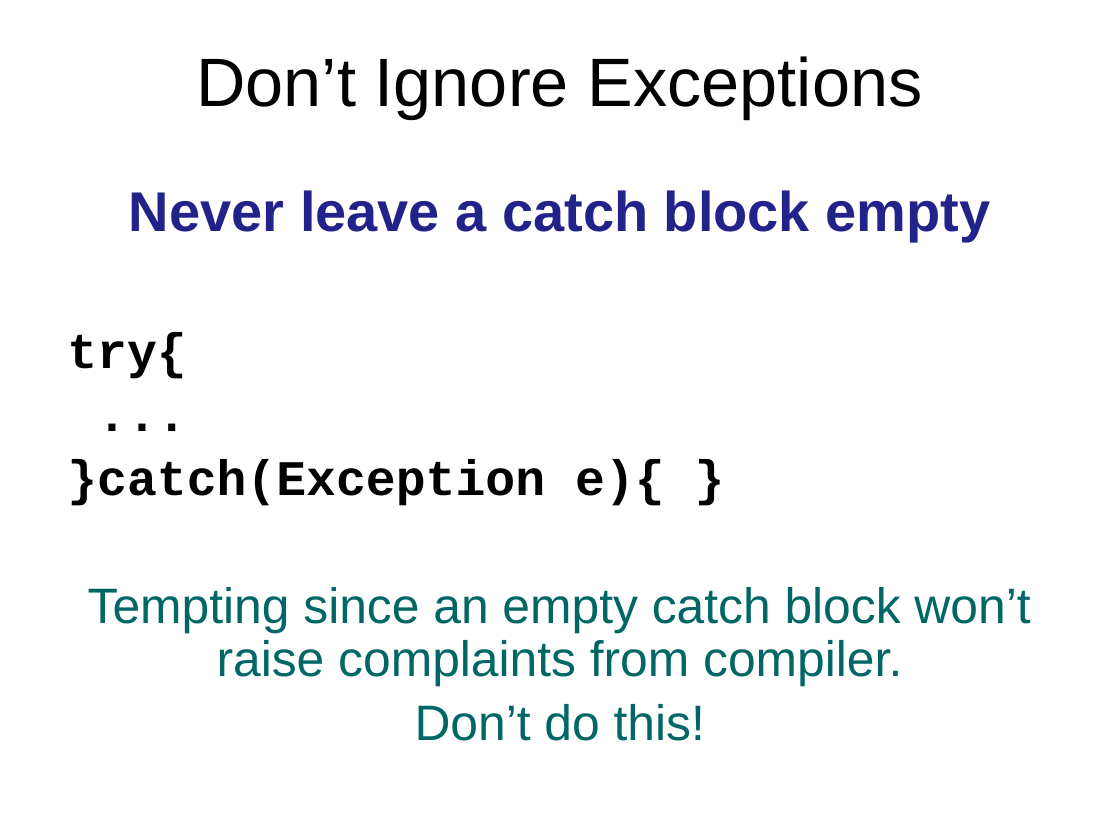
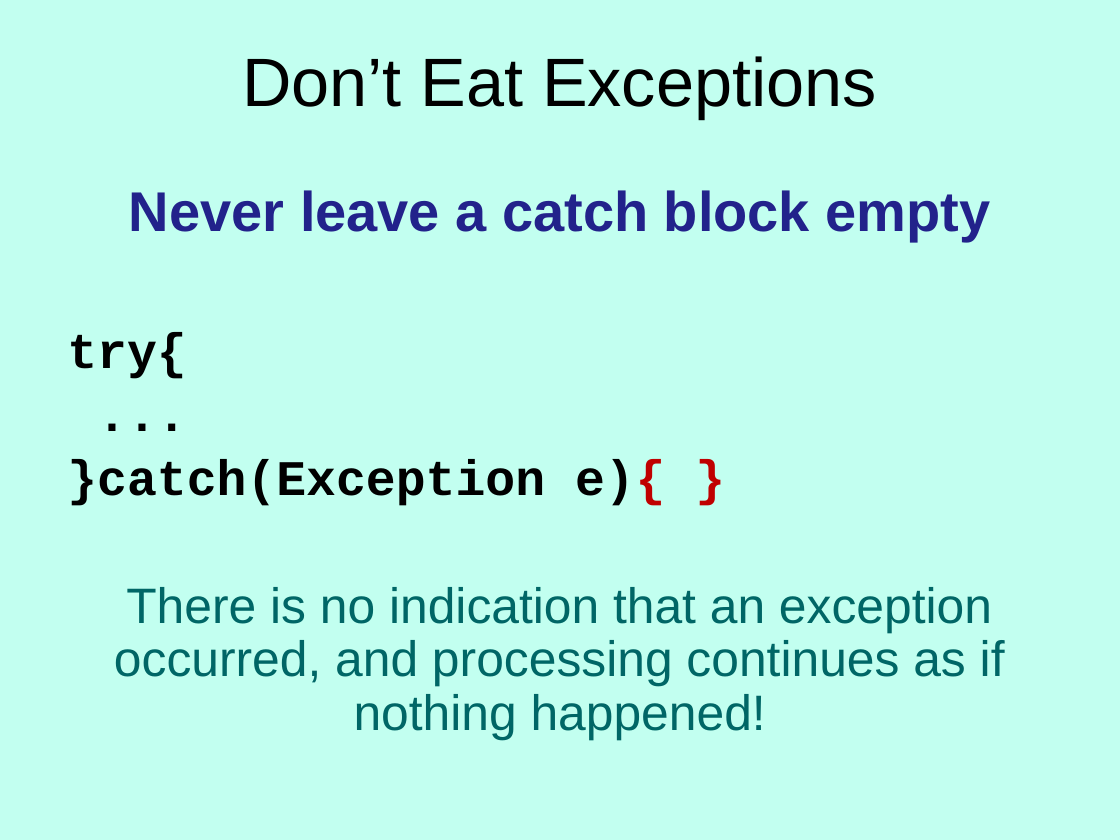
Before and after one commit to Cy-FairCS/cs3, a slide deck: slide 43 of u02d_exceptions/notes/a_Java Exceptions.pptx (slide 42 before the commit). Drawn at 1120x840 pixels with LibreOffice and Linux fonts; fonts in the diff are those of the drawing. Boxes give left, top, right and bottom in pixels: in the first picture for what was removed or moved away, otherwise in the second. Text is boxed around its words. In the diff, an @@ line names an element or a change of style, - is before the commit and + after.

Commit message:
Updated exceptions ppts

```diff
--- a/u02d_exceptions/notes/a_Java Exceptions.pptx
+++ b/u02d_exceptions/notes/a_Java Exceptions.pptx
@@ background #FFFFFF to #C2FFF0 @@
@@ title at [242, 56, 877, 119]: text changed @@
-Don’t Ignore Exceptions
+Don’t Eat Exceptions
@@ text at [67, 459, 665, 506]: text colour #000000 to #C00000 in "e){ }" @@
@@ text at [114, 587, 1005, 741]: text changed @@
-Tempting since an empty catch block won’t raise complaints from compiler.
-Don’t do this!
+There is no indication that an exception occurred, and processing continues as if nothing happened!
```
Also in this commit, not shown: 4 other slides changed, 5 slides added, 2 slides removed, 1 other file.
